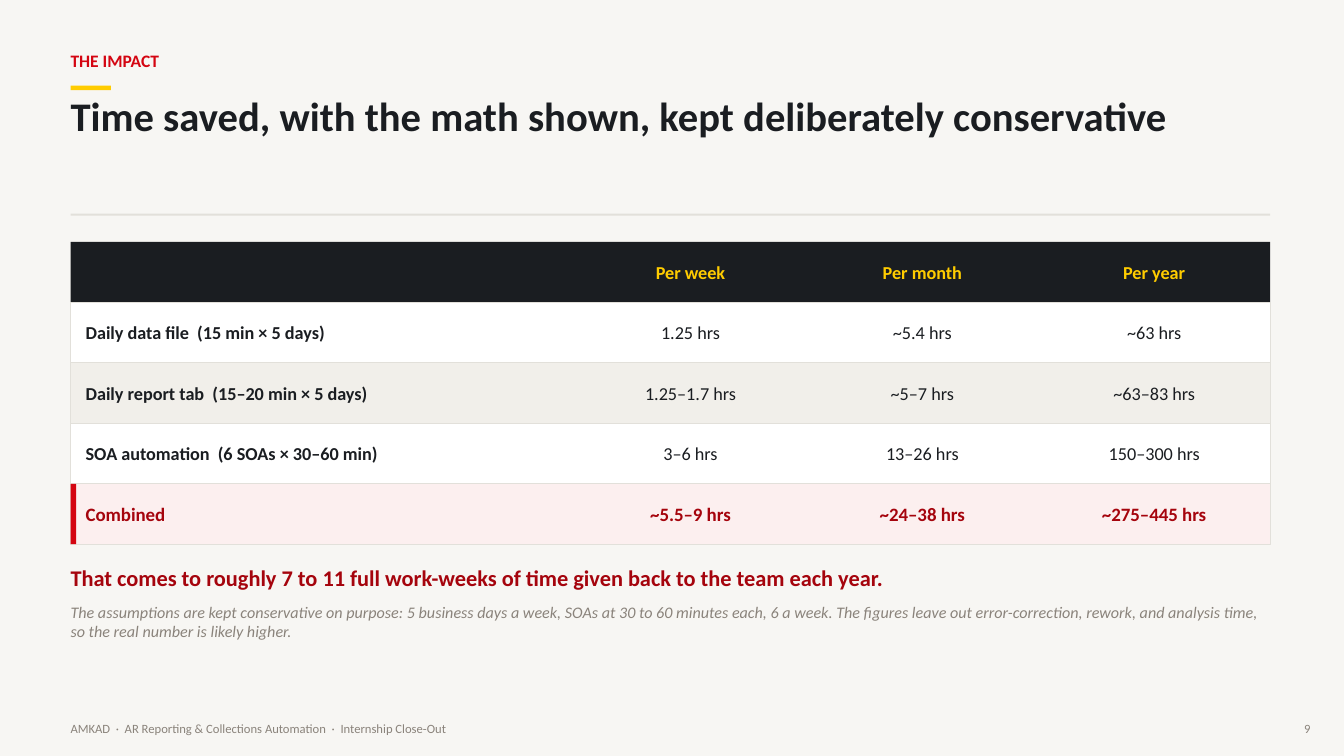
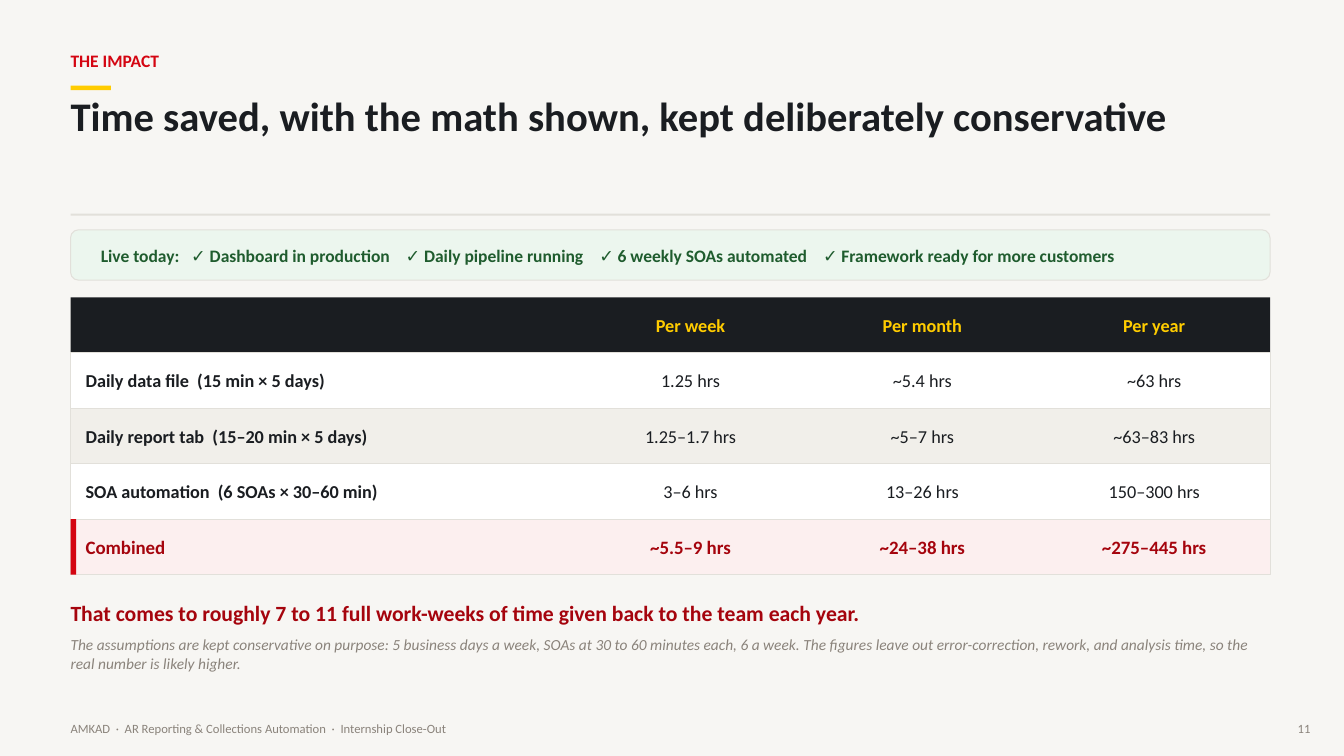
Before and after one commit to jkadadihi/Power-BI-, a slide deck: slide 11 of docs/AMKAD_Internship_Presentation.pptx (slide 9 before the commit). Drawn at 1344x756 pixels with LibreOffice and Linux fonts; fonts in the diff are those of the drawing. Boxes give left, top, right and bottom in pixels: in the first picture for what was removed or moved away, otherwise in the second. Text is boxed around its words. In the diff, an @@ line names an element or a change of style, - is before the commit and + after.

```diff
--- a/docs/AMKAD_Internship_Presentation.pptx
+++ b/docs/AMKAD_Internship_Presentation.pptx
@@ rounded rectangle added at (71,230,1270,280), fill #ECF6EE, outline #E2E0DA 0.75 pt @@
@@ text added at (101,249,1115,265), 12.5 pt, text #1F5C2E, bold @@
+Live today: ✓ Dashboard in production ✓ Daily pipeline running ✓ 6 weekly SOAs automated ✓ Framework ready for more customers
@@ rectangle: place and size @@
-rectangle at (71,242,1270,302)
+rectangle at (71,297,1270,353)
@@ text "Per week": place and size @@
-text "Per week" at (656,266,725,279)
+text "Per week" at (656,319,725,332)
@@ text "Per month": place and size @@
-text "Per month" at (883,266,962,279)
+text "Per month" at (883,319,962,332)
@@ text "Per year": place and size @@
-text "Per year" at (1123,267,1185,282)
+text "Per year" at (1123,320,1185,335)
@@ rectangle: place and size @@
-rectangle at (71,302,1270,363)
+rectangle at (71,353,1270,408)
@@ text "Daily data file (15 min ...": place and size @@
-text "Daily data file (15 min ..." at (86,325,325,342)
+text "Daily data file (15 min ..." at (86,373,325,390)
@@ text "1.25 hrs": place and size @@
-text "1.25 hrs" at (661,326,720,339)
+text "1.25 hrs" at (661,374,720,387)
@@ text "~5.4 hrs": place and size @@
-text "~5.4 hrs" at (893,326,952,339)
+text "~5.4 hrs" at (893,374,952,387)
@@ text "~63 hrs": place and size @@
-text "~63 hrs" at (1127,326,1182,339)
+text "~63 hrs" at (1127,374,1182,387)
@@ rectangle: place and size @@
-rectangle at (71,363,1270,423)
+rectangle at (71,408,1270,464)
@@ text "Daily report tab (15–20 min ...": place and size @@
-text "Daily report tab (15–20 min ..." at (86,386,368,403)
+text "Daily report tab (15–20 min ..." at (86,429,368,446)
@@ text "1.25–1.7 hrs": place and size @@
-text "1.25–1.7 hrs" at (645,387,736,400)
+text "1.25–1.7 hrs" at (645,430,736,443)
@@ text "~5–7 hrs": place and size @@
-text "~5–7 hrs" at (891,387,954,400)
+text "~5–7 hrs" at (891,430,954,443)
@@ text "~63–83 hrs": place and size @@
-text "~63–83 hrs" at (1113,387,1195,400)
+text "~63–83 hrs" at (1113,430,1195,443)
@@ rectangle: place and size @@
-rectangle at (71,423,1270,484)
+rectangle at (71,464,1270,519)
@@ text "SOA automation (6 SOAs × ...": place and size @@
-text "SOA automation (6 SOAs × ..." at (86,446,378,463)
+text "SOA automation (6 SOAs × ..." at (86,484,378,501)
@@ text "3–6 hrs": place and size @@
-text "3–6 hrs" at (663,447,718,460)
+text "3–6 hrs" at (663,485,718,498)
@@ text "13–26 hrs": place and size @@
-text "13–26 hrs" at (886,447,959,460)
+text "13–26 hrs" at (886,485,959,498)
@@ text "150–300 hrs": place and size @@
-text "150–300 hrs" at (1109,447,1200,460)
+text "150–300 hrs" at (1109,485,1200,498)
@@ rectangle: place and size @@
-rectangle at (71,484,1270,544)
+rectangle at (71,519,1270,575)
@@ rectangle: place and size @@
-rectangle at (71,484,77,544)
+rectangle at (71,519,77,575)
@@ text "Combined": place and size @@
-text "Combined" at (86,507,166,521)
+text "Combined" at (86,540,166,554)
@@ text "~5.5–9 hrs": place and size @@
-text "~5.5–9 hrs" at (650,507,731,521)
+text "~5.5–9 hrs" at (650,540,731,554)
@@ text "~24–38 hrs": place and size @@
-text "~24–38 hrs" at (880,507,965,521)
+text "~24–38 hrs" at (880,540,965,554)
@@ text "~275–445 hrs": place and size @@
-text "~275–445 hrs" at (1102,507,1206,521)
+text "~275–445 hrs" at (1102,540,1206,554)
@@ text "That comes to roughly 7 ...": place and size @@
-text "That comes to roughly 7 ..." at (71,570,1257,640)
+text "That comes to roughly 7 ..." at (71,605,1247,672)
@@ text "That comes to roughly 7 ..." at (71,605,1247,672): size 16 to 15.5 pt in "That comes to roughly 7 to 11 ..."; size 11.5 to 11 pt in "The assumptions are kept conservative on purpose: ..."; less space between paragraphs @@
@@ text at (1298,725,1311,733): text changed @@
-9
+11
```
Also in this commit, not shown: 10 other slides changed, 4 slides added, 1 other file.
